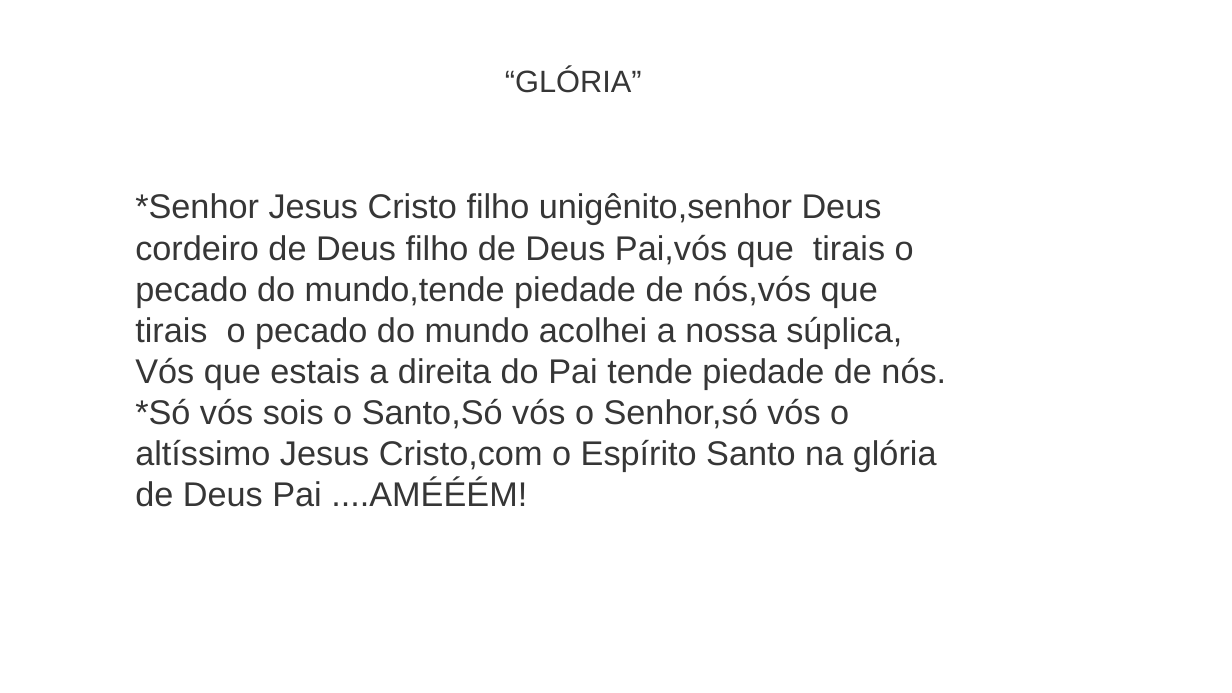
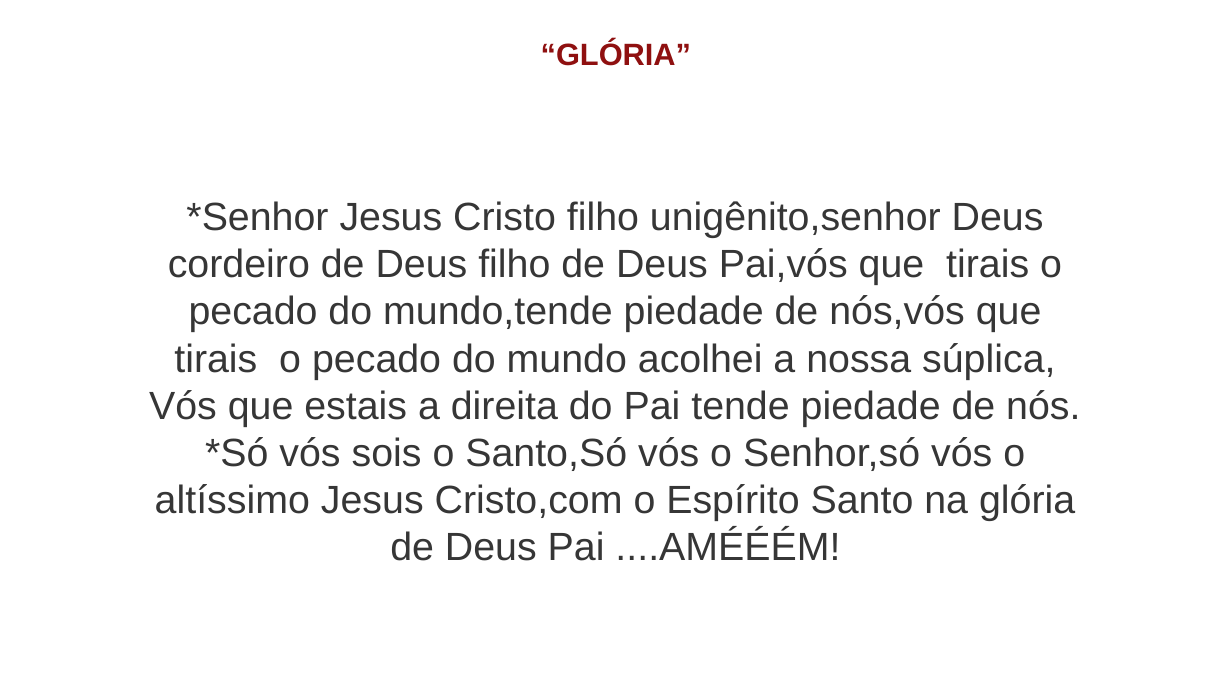
Before and after one commit to Natanielsr/liturgy-s-slideshow-creator, a slide deck: slide 14 of slide-result/slide.pptx. Drawn at 1232x693 pixels with LibreOffice and Linux fonts; fonts in the diff are those of the drawing. Boxes give left, top, right and bottom in pixels: in the first picture for what was removed or moved away, otherwise in the second. Text is boxed around its words. In the diff, an @@ line names an element or a change of style, - is before the commit and + after.

```diff
--- a/slide-result/slide.pptx
+++ b/slide-result/slide.pptx
@@ text "“GLÓRIA”" moved from (x1=505, y1=67, x2=642, y2=93) to (x1=541, y1=41, x2=691, y2=66) @@
@@ text "“GLÓRIA”" at (x1=541, y1=41, x2=691, y2=66): text colour #363636 to #8F1010, bold on; alignment left to centre @@
@@ text at (x1=149, y1=201, x2=1080, y2=561): text changed; size 20 to 23 pt @@
-*Senhor Jesus Cristo filho unigênito,senhor Deus
-cordeiro de Deus filho de Deus Pai,vós que tirais o
-pecado do mundo,tende piedade de nós,vós que
-tirais o pecado do mundo acolhei a nossa súplica,
-Vós que estais a direita do Pai tende piedade de nós.
-*Só vós sois o Santo,Só vós o Senhor,só vós o
-altíssimo Jesus Cristo,com o Espírito Santo na glória
-de Deus Pai ....AMÉÉÉM!
+*Senhor Jesus Cristo filho unigênito,senhor Deus
+cordeiro de Deus filho de Deus Pai,vós que tirais o
+pecado do mundo,tende piedade de nós,vós que
+tirais o pecado do mundo acolhei a nossa súplica,
+Vós que estais a direita do Pai tende piedade de nós.
+*Só vós sois o Santo,Só vós o Senhor,só vós o
+altíssimo Jesus Cristo,com o Espírito Santo na glória
+de Deus Pai ....AMÉÉÉM!
```
Also in this commit, not shown: 33 other slides changed, 1 other file.
